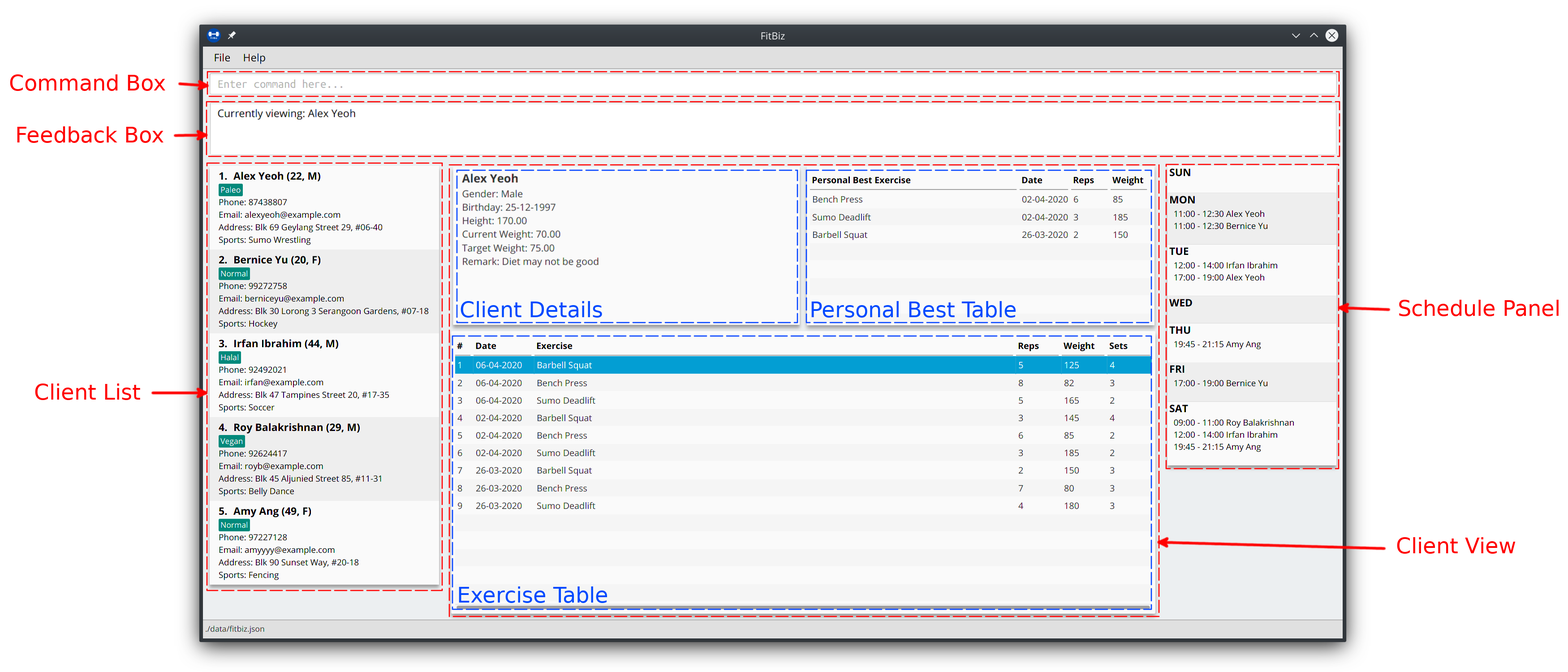
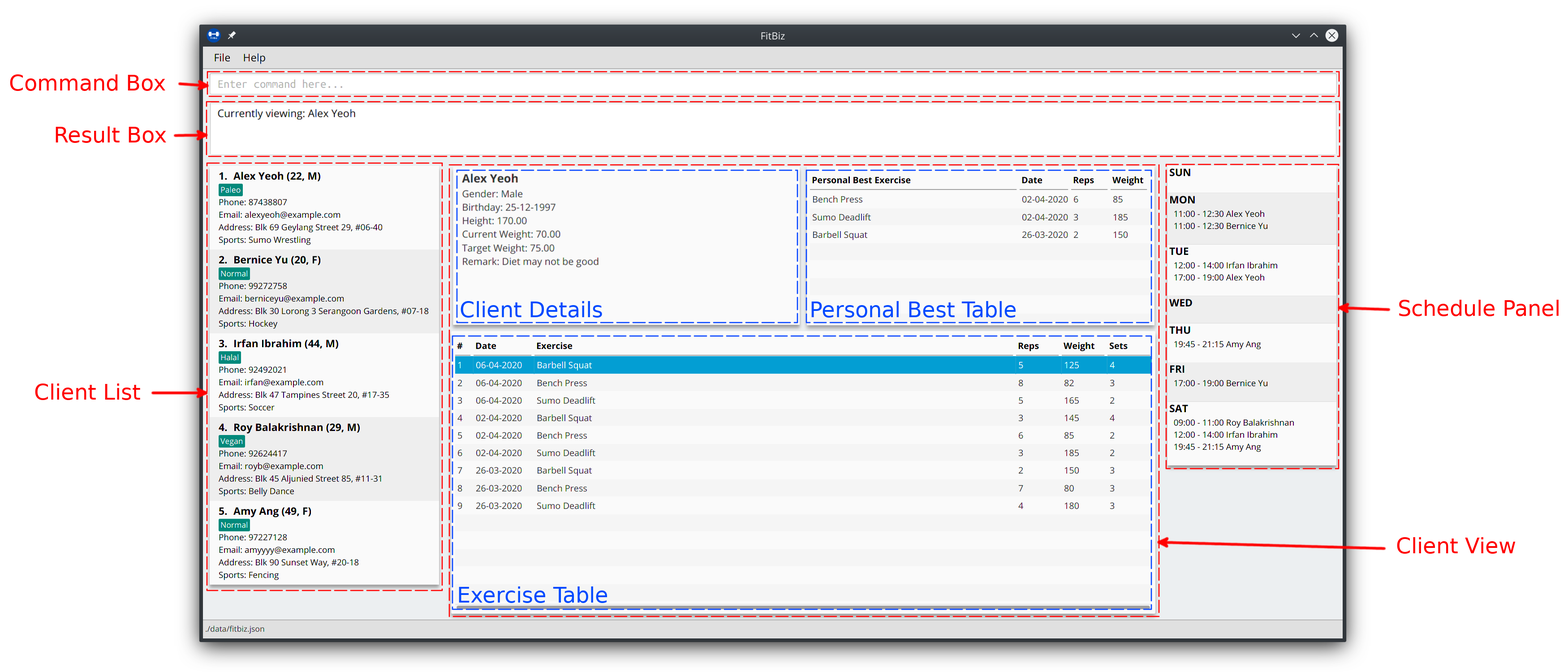
The second 1568×672 image is a revision of the first. Changes to its layers:
renamed "Feedback Box" to "Result Box", painted on it over [17, 126, 167, 143]
